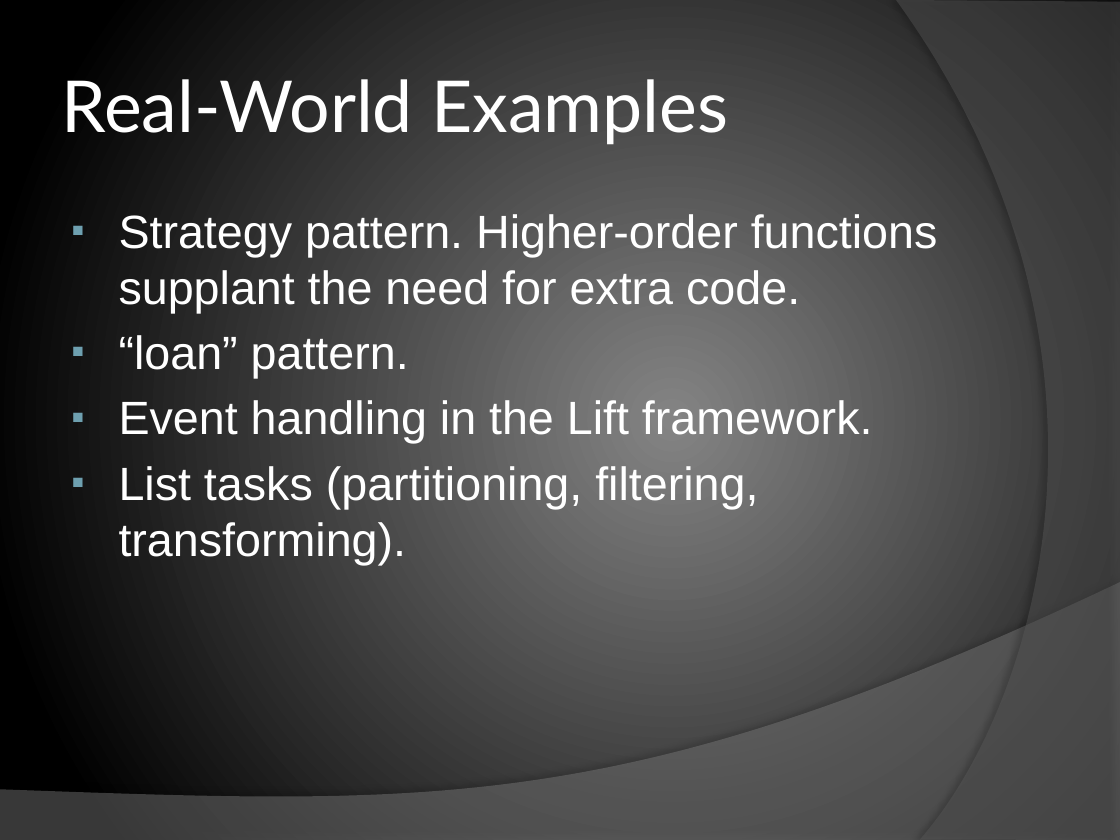
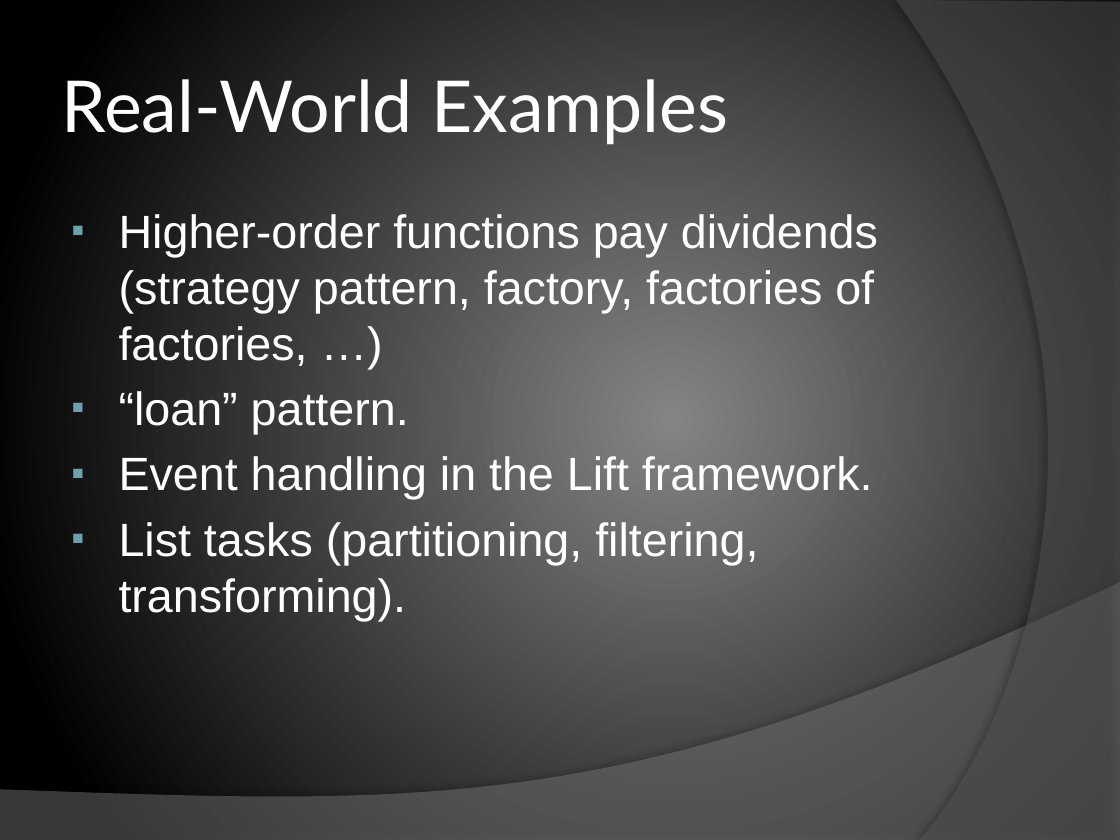
Before and after one commit to chrislewis/JaxFunc_0_ImperativelyFunctional, a slide deck: slide 28 of JaxFunc.pptx (slide 25 before the commit). Drawn at 1120x840 pixels with LibreOffice and Linux fonts; fonts in the diff are those of the drawing. Boxes give left, top, right and bottom in pixels: in the first picture for what was removed or moved away, otherwise in the second. Text is boxed around its words. In the diff, an @@ line names an element or a change of style, - is before the commit and + after.

Commit message:
trimmed calc, added small lisp example

```diff
--- a/JaxFunc.pptx
+++ b/JaxFunc.pptx
@@ text at <box>119,214,878,366</box>: text changed @@
-▪ Strategy pattern. Higher-order functions supplant the need for extra code.
+▪ Higher-order functions pay dividends (strategy pattern, factory, factories of factories, …)
```
Also in this commit, not shown: 16 other slides changed, 3 slides added.
